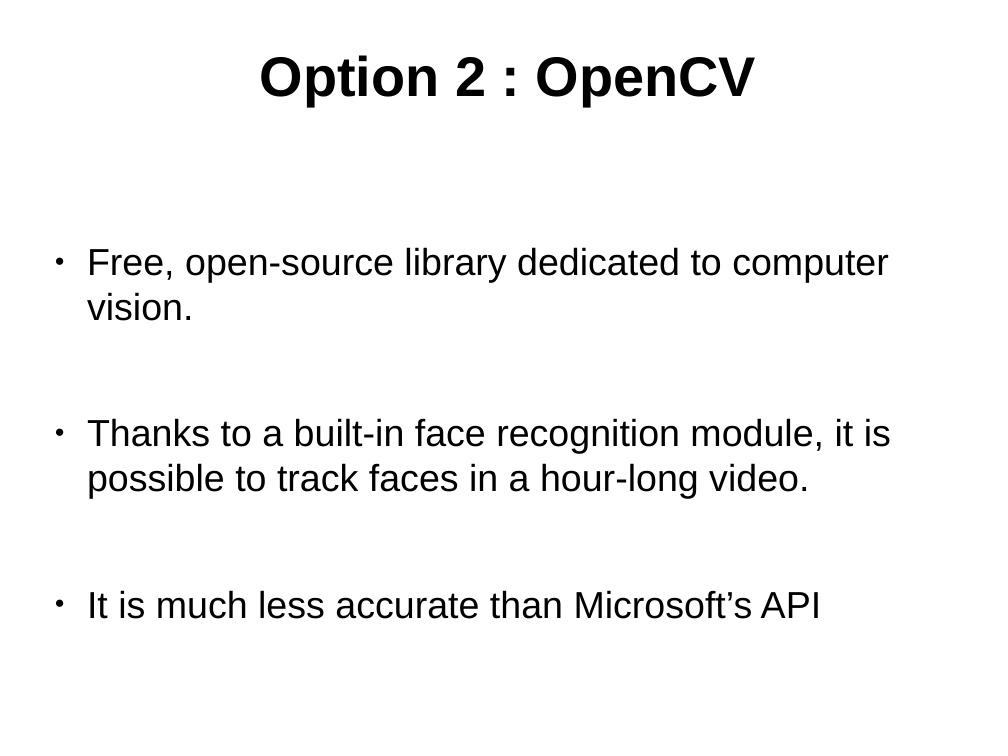
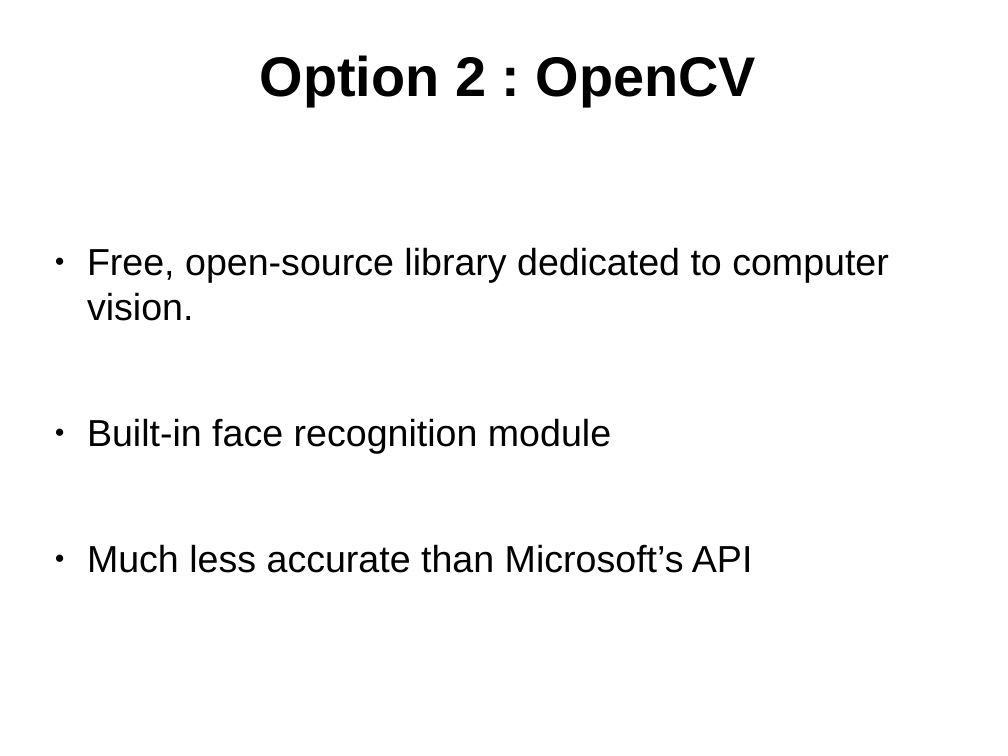
Before and after one commit to Kyin/opencv-test, a slide deck: slide 10 of Presentations/Presentation 9.04/Presentation.odp (slide 8 before the commit). Drawn at 1008x756 pixels with LibreOffice and Linux fonts; fonts in the diff are those of the drawing. Boxes give left, top, right and bottom in pixels: in the first picture for what was removed or moved away, otherwise in the second. Text is boxed around its words. In the diff, an @@ line names an element or a change of style, - is before the commit and + after.

```diff
--- a/Presentations/Presentation 9.04/Presentation.odp
+++ b/Presentations/Presentation 9.04/Presentation.odp
@@ text at (87,418,753,573): text changed @@
-● Thanks to a built-in face recognition module, it is possible to track faces in a hour-long video.
-● It is much less accurate than Microsoft’s API
+● Built-in face recognition module
+● Much less accurate than Microsoft’s API
```
Also in this commit, not shown: 4 other slides changed, 4 slides added, 1 other file.
